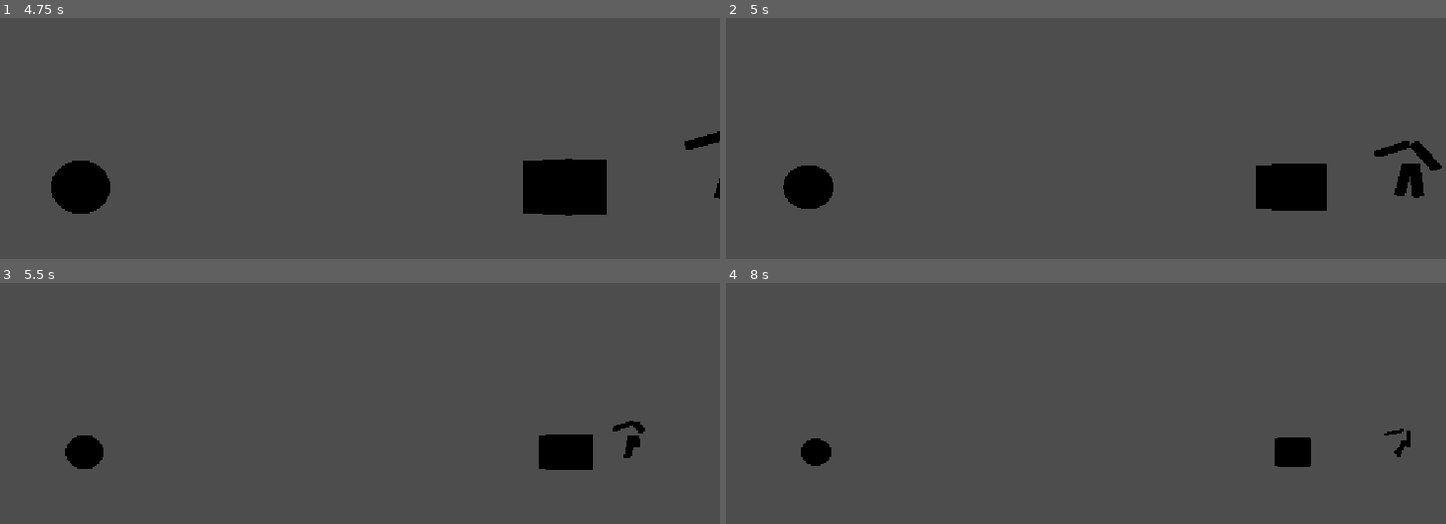
Above: before the commit, frames 1-4 (two rows, left to right).
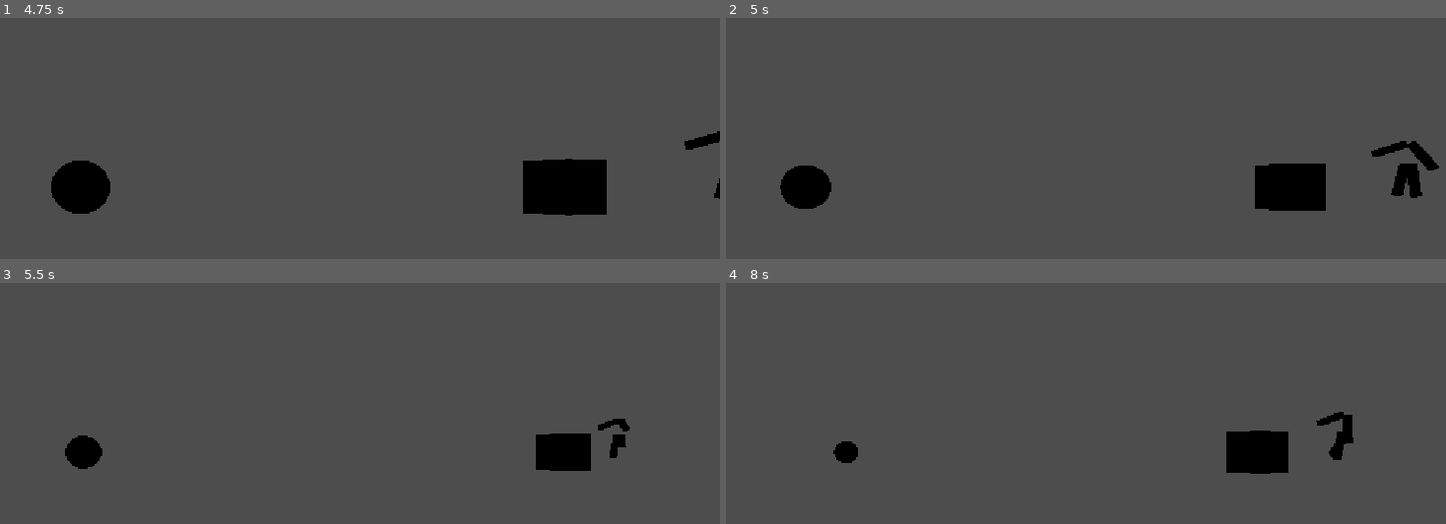
Above: after the commit, the same moments.

Repository: The-MEDINA/SNAP-back
Game: Godot game, scene res://Scenes/controlsTesting.tscn
Two runs of this game, one before a commit and one after it. Both use one fixed random seed, a clock stepped at 60 frames per second and the inputs below. This scene is started directly instead of the project's main scene.
Inputs (mouse positions are in pixels of both pictures, inside the frame that each line leads up to):
- Up to frame 1 (4.75 s): tap Enter at 0.5 s; move the mouse to (496, 165) at 0.52 s; press the mouse at (496, 165) at 0.53 s; hold D (LeftThumbstickRight) 0.53-1.28 s; move the mouse to (165, 208) at 1.27 s; release the mouse at (165, 208) at 1.28 s; hold S (LeftThumbstickDown) 1.28-2.03 s; right-click (165, 208) at 1.35 s; move the mouse to (403, 90) at 2.02 s; press the mouse at (403, 90) at 2.03 s; hold D (LeftThumbstickRight) 2.03-2.78 s; move the mouse to (outside the picture) at 2.77 s; release the mouse at (outside the picture) at 2.78 s; hold W (LeftThumbstickUp) 2.78-3.53 s; right-click (outside the picture) at 2.85 s; move the mouse to (561, 254) at 3.52 s; press the mouse at (561, 254) at 3.53 s; hold S (LeftThumbstickDown) from 3.53 s (still down); move the mouse to (86, 121) at 4.27 s; release the mouse at (86, 121) at 4.28 s; right-click (86, 121) at 4.35 s
- Up to frame 2 (5 s): keep holding S (LeftThumbstickDown)
- Up to frame 3 (5.5 s): keep holding S (LeftThumbstickDown); move the mouse to (367, 451) at 5.02 s; press the mouse at (367, 451) at 5.03 s
- Up to frame 4 (8 s): move the mouse to (934, 340) at 5.77 s; release S (LeftThumbstickDown) at 5.78 s; release the mouse at (934, 340) at 5.78 s; hold D (LeftThumbstickRight) 5.78-6.53 s; right-click (934, 340) at 5.85 s; move the mouse to (1222, 430) at 6.52 s; press the mouse at (1222, 430) at 6.53 s; hold W (LeftThumbstickUp) 6.53-7.28 s; move the mouse to (891, 473) at 7.27 s; release the mouse at (891, 473) at 7.28 s; hold D (LeftThumbstickRight) from 7.28 s (still down); right-click (891, 473) at 7.35 s

Frame 1 is identical in both runs. In frame 2, 0.5% of the frame differs, in the area x 7-100%, y 51-80%; in frame 3, 0.7%; in frame 4, 2.8%, in the area x 10-96%, y 53-80%.
Error before the commit: Invalid access to property or key 'global_transform' on a base object of type 'Nil'. (res://Scripts/cameraController.gd:14)

Commit message:
Camera position clamps to bounds

Diff:
--- a/snap-back/Scenes/controlsTesting.tscn
+++ b/snap-back/Scenes/controlsTesting.tscn
@@ -14,12 +14,13 @@
 
 [node name="ControlsTesting" type="Node3D" unique_id=1011487555]
 
-[node name="Camera3D" type="Camera3D" parent="." unique_id=1019244076 node_paths=PackedStringArray("object1", "object2")]
+[node name="Camera3D" type="Camera3D" parent="." unique_id=1019244076 node_paths=PackedStringArray("object1", "object2", "cameraBounds")]
 transform = Transform3D(1, 0, 0, 0, 1, 0, 0, 0, 1, 0, 0.35800695, 0.996895)
 fov = 50.0
 script = ExtResource("1_n7tqr")
 object1 = NodePath("../TestCharacter1")
 object2 = NodePath("../TestCharacter2")
+cameraBounds = NodePath("../CameraBounds")
 
 [node name="Limb" type="MeshInstance3D" parent="." unique_id=419198381]
 transform = Transform3D(0.1, 0, 0, 0, 0.5, 0, 0, 0, 0.1, 0.5843823, 0.35, -1.0211128)
--- a/snap-back/Scripts/cameraController.gd
+++ b/snap-back/Scripts/cameraController.gd
@@ -11,18 +11,37 @@
 func _ready() -> void:
 	camera = self
 	# Get bounding box
-	bounds = cameraBounds.global_transform * cameraBounds.get_aabb()
+	bounds = cameraBounds.get_aabb()
 	pass # Replace with function body.
 
 # Called every frame. 'delta' is the elapsed time since the previous frame.
 func _process(delta: float) -> void:
+	# Place camera on perpendicular plane to objects
 	var direction = (object1.global_position - camera.global_position).normalized() + (object2.global_position - camera.global_position).normalized()
 	direction.y = 0;
 	direction = direction.normalized()
 	camera.look_at(camera.global_position + direction, Vector3.UP)
-	# Need to bind camera position to be within bounds
 	var position = ((
 		(object1.global_position + object2.global_position) / 2) - direction
 		* clampf(object1.global_position.distance_to(object2.global_position), minDistance, 999))
+	# Convert position to local space of bounds
+	var local_position : Vector3 = cameraBounds.to_local(position);
+	local_position.x = clampf(
+		local_position.x,
+		bounds.position.x,
+		bounds.end.x
+	)
+	local_position.y = clampf(
+		local_position.y,
+		bounds.position.y,
+		bounds.end.y
+	)
+	local_position.z = clampf(
+		local_position.z,
+		bounds.position.z,
+		bounds.end.z
+	)
+	# Convert back to world space
+	position = cameraBounds.to_global(local_position)
 	camera.global_position = position
 	pass
